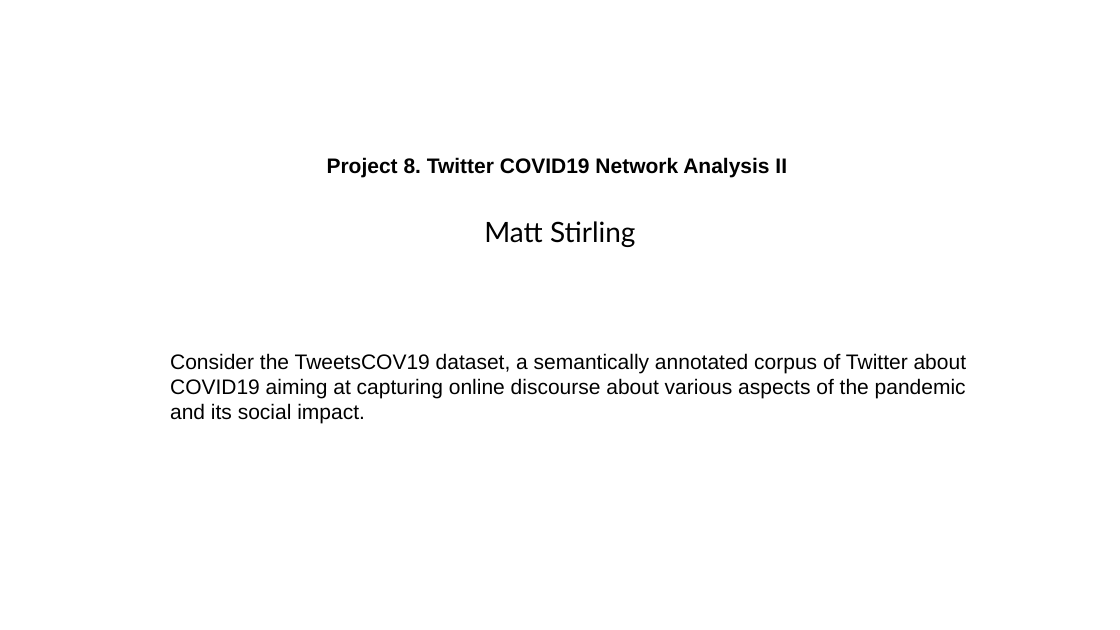
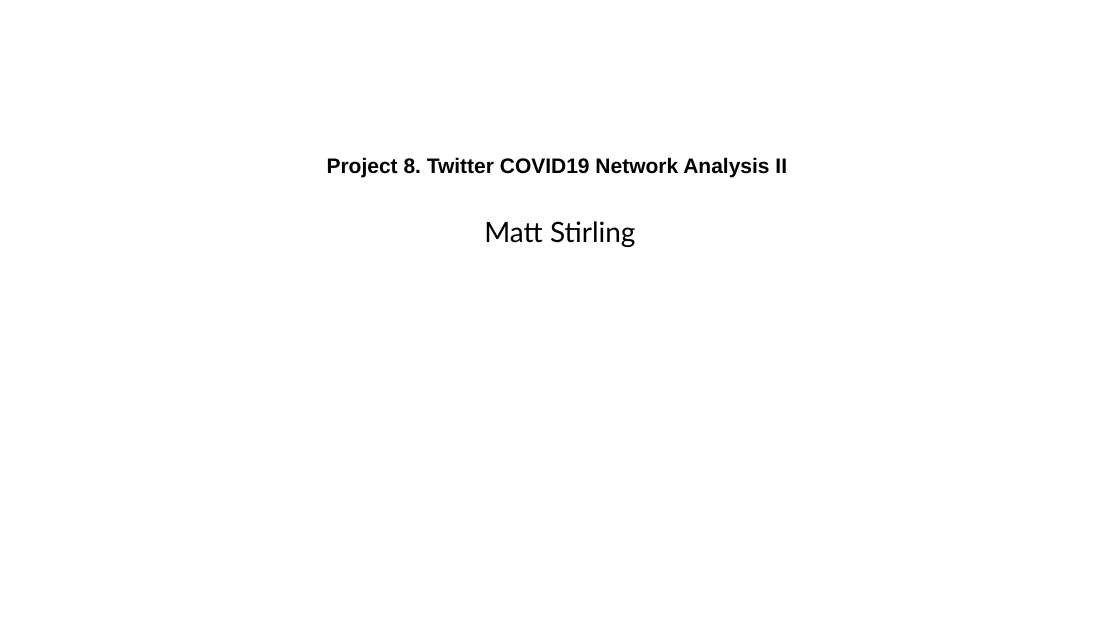
Before and after one commit to MattThePerson/SNA_Project_2024, a slide deck: slide 3 of Project Materials/Semiar Presentation.pptx (slide 1 before the commit). Drawn at 1120x630 pixels with LibreOffice and Linux fonts; fonts in the diff are those of the drawing. Boxes give left, top, right and bottom in pixels: in the first picture for what was removed or moved away, otherwise in the second. Text is boxed around its words. In the diff, an @@ line names an element or a change of style, - is before the commit and + after.

```diff
--- a/Project Materials/Semiar Presentation.pptx
+++ b/Project Materials/Semiar Presentation.pptx
@@ text removed at (170, 353, 967, 423) @@
-Consider the TweetsCOV19 dataset, a semantically annotated corpus of Twitter about COVID19 aiming at capturing online discourse about various aspects of the pandemic and its social impact.
```
Also in this commit, not shown: 1 other slide changed, 4 slides added, 5 other files.
